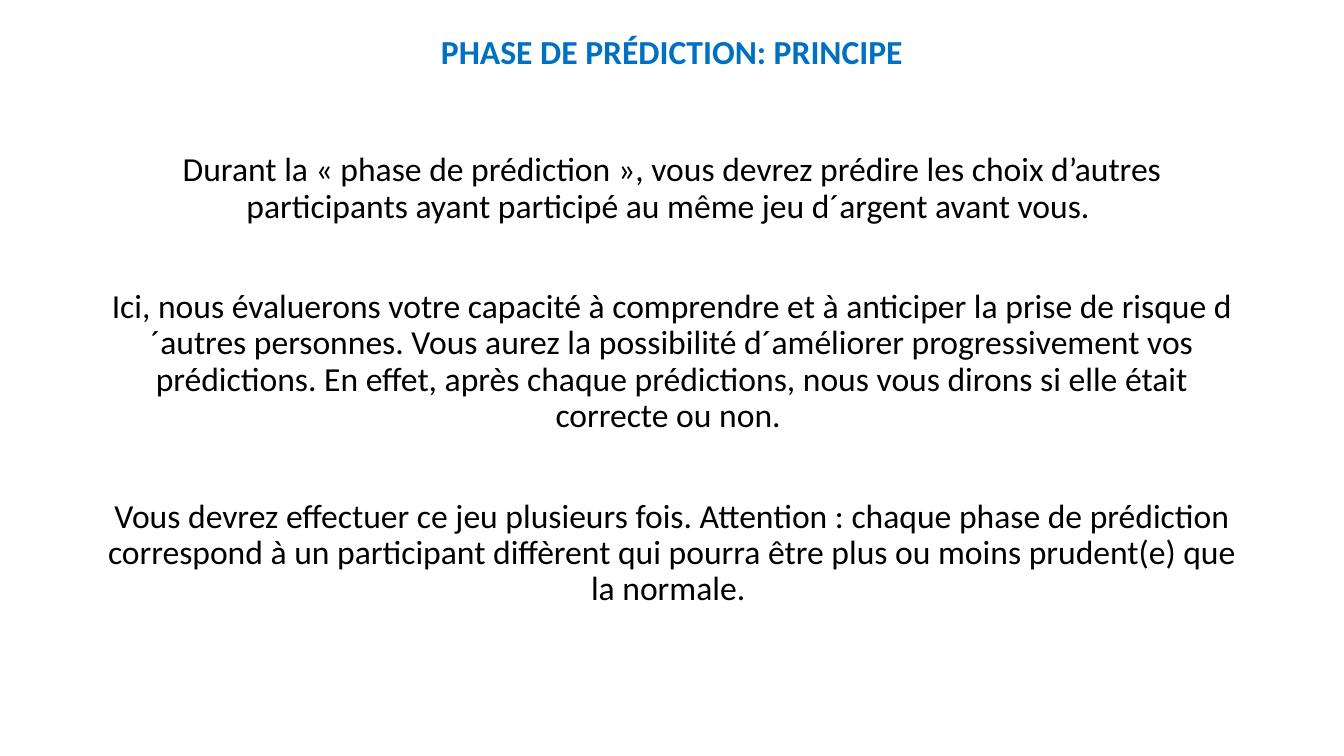
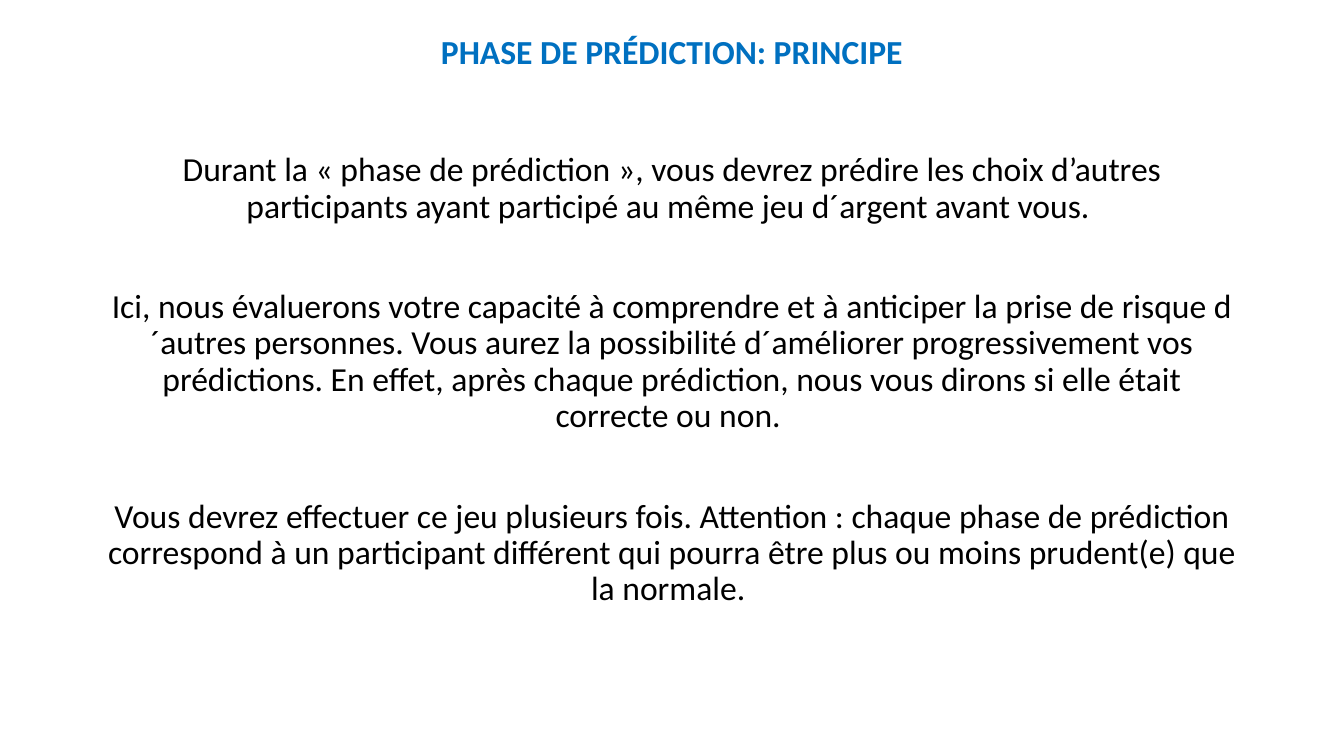
Before and after one commit to MBB-team/Online_Testing, a slide deck: slide 6 of src/DPD_task/stimuli/instructions/instructionsDPD.pptx. Drawn at 1344x756 pixels with LibreOffice and Linux fonts; fonts in the diff are those of the drawing. Boxes give left, top, right and bottom in pixels: in the first picture for what was removed or moved away, otherwise in the second. Text is boxed around its words. In the diff, an @@ line names an element or a change of style, - is before the commit and + after.

```diff
--- a/src/DPD_task/stimuli/instructions/instructionsDPD.pptx
+++ b/src/DPD_task/stimuli/instructions/instructionsDPD.pptx
@@ text at box(108, 294, 1235, 601): text changed @@
-Ici, nous évaluerons votre capacité à comprendre et à anticiper la prise de risque d´autres personnes. Vous aurez la possibilité d´améliorer progressivement vos prédictions. En effet, après chaque prédictions, nous vous dirons si elle était correcte ou non.
-Vous devrez effectuer ce jeu plusieurs fois. Attention : chaque phase de prédiction correspond à un participant diffèrent qui pourra être plus ou moins prudent(e) que la normale.
+Ici, nous évaluerons votre capacité à comprendre et à anticiper la prise de risque d´autres personnes. Vous aurez la possibilité d´améliorer progressivement vos prédictions. En effet, après chaque prédiction, nous vous dirons si elle était correcte ou non.
+Vous devrez effectuer ce jeu plusieurs fois. Attention : chaque phase de prédiction correspond à un participant différent qui pourra être plus ou moins prudent(e) que la normale.
```
Also in this commit, not shown: 3 other slides changed, 3 other files.
